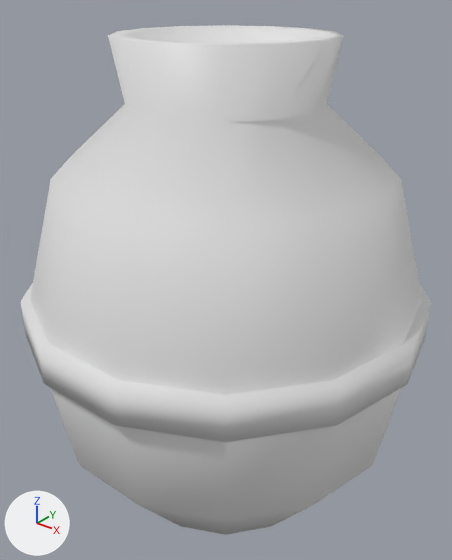
Renders of the glTF model assets/models/objects/clay_pot_v0.glb from each side of a commit.
Before and after are seen from a 50 mm camera at (0.686, -0.857, 0.984) aimed at (-0.001, 0.001, 0.452). Arrows for +X, +Y and +Z are at lower left; the lights stay in place. The first picture is the older version.

In view in the first picture: 'clay_pot_v0'.
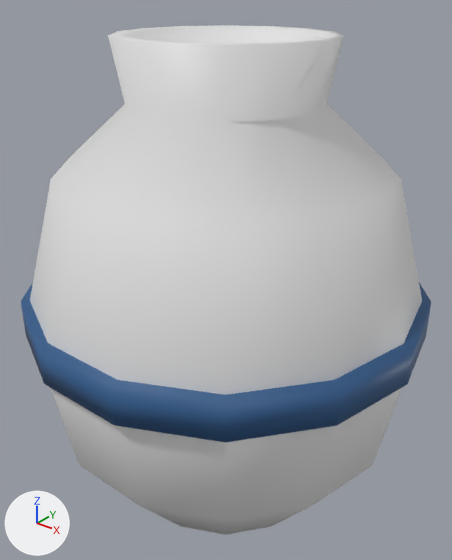
The change in detail:
me_clay_pot_v0 has 140 vertices, 272 faces and spans x -0.384..0.384, y -0.374..0.374, z 0.0..0.9.
me_clay_pot_v0 is used by ob_clay_pot_v0; location (0.0, 0.0, 0.0).
me_clay_pot_v0 part 1: 52 faces centred in x -0.371..0.371, y -0.374..0.374, z 0.378..0.45 are repainted in the vertex colours; the middle colour goes from white #ffffff to blue #3a6aa0.

What differs and where, as boxes (x1, y1, x2, y2) in the pictures (452 x 560 px):
part 1 of me_clay_pot_v0, recoloured (white to blue): (21, 283, 431, 442) in both
